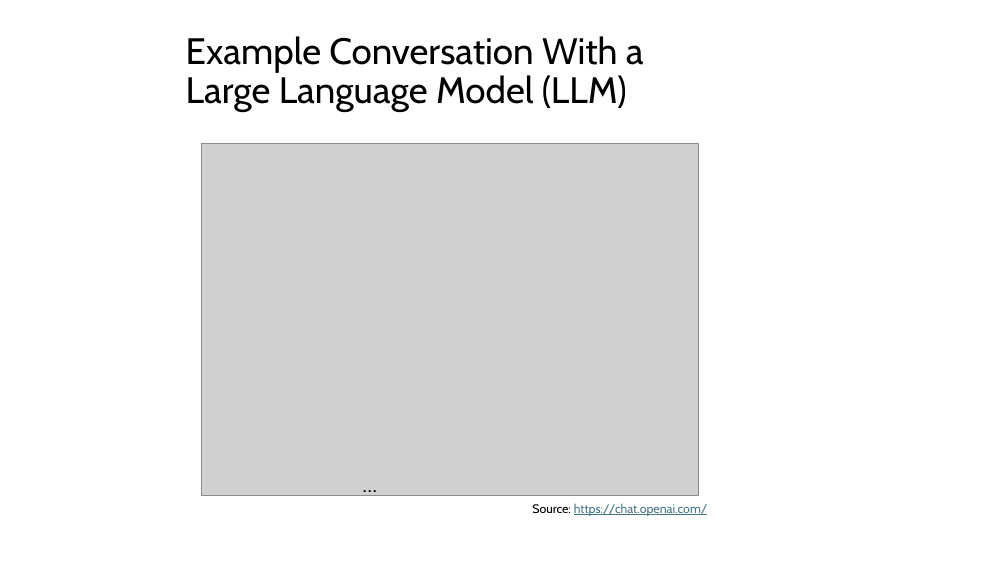
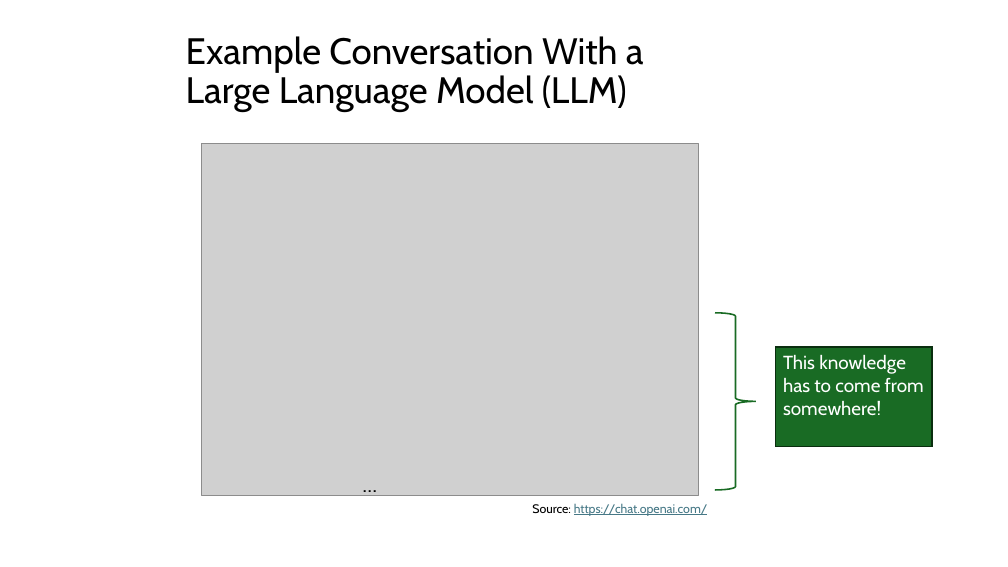
Before and after one commit to mhahsler/CS7320-AI, a slide deck: slide 2 of slides/07_LLM_discussion.pptx. Drawn at 1008x567 pixels with LibreOffice and Linux fonts; fonts in the diff are those of the drawing; grey boxes stand for pictures. Boxes give left, top, right and bottom in pixels: in the first picture for what was removed or moved away, otherwise in the second. Text is boxed around its words. In the diff, an @@ line names an element or a change of style, - is before the commit and + after.

```diff
--- a/slides/07_LLM_discussion.pptx
+++ b/slides/07_LLM_discussion.pptx
@@ right brace added at bbox=[715, 313, 756, 490], outline #196B24 1.5 pt @@
@@ rectangle added at bbox=[776, 347, 932, 446], fill #196B24, outline #0B2F10 1.5 pt, 18 pt, text #FFFFFF @@
+This knowledge has to come from somewhere!
```
Also in this commit, not shown: 6 other slides changed, 1 slide added.
